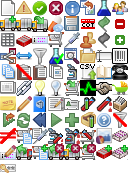
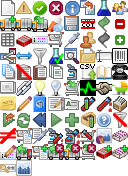
Layer changes from the first w=128, h=176 image to the second:
added layer "Pasted Layer" above "16x16.png" over [16, 160, 32, 176]
